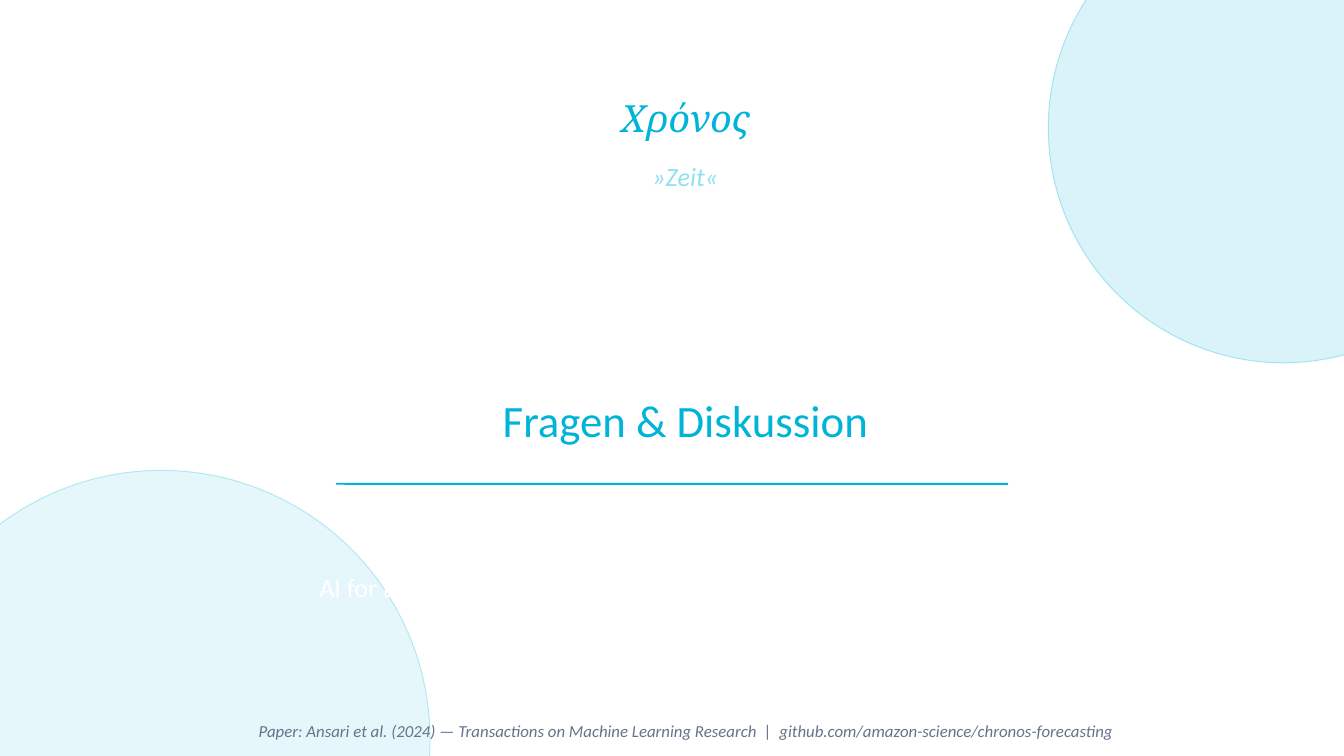
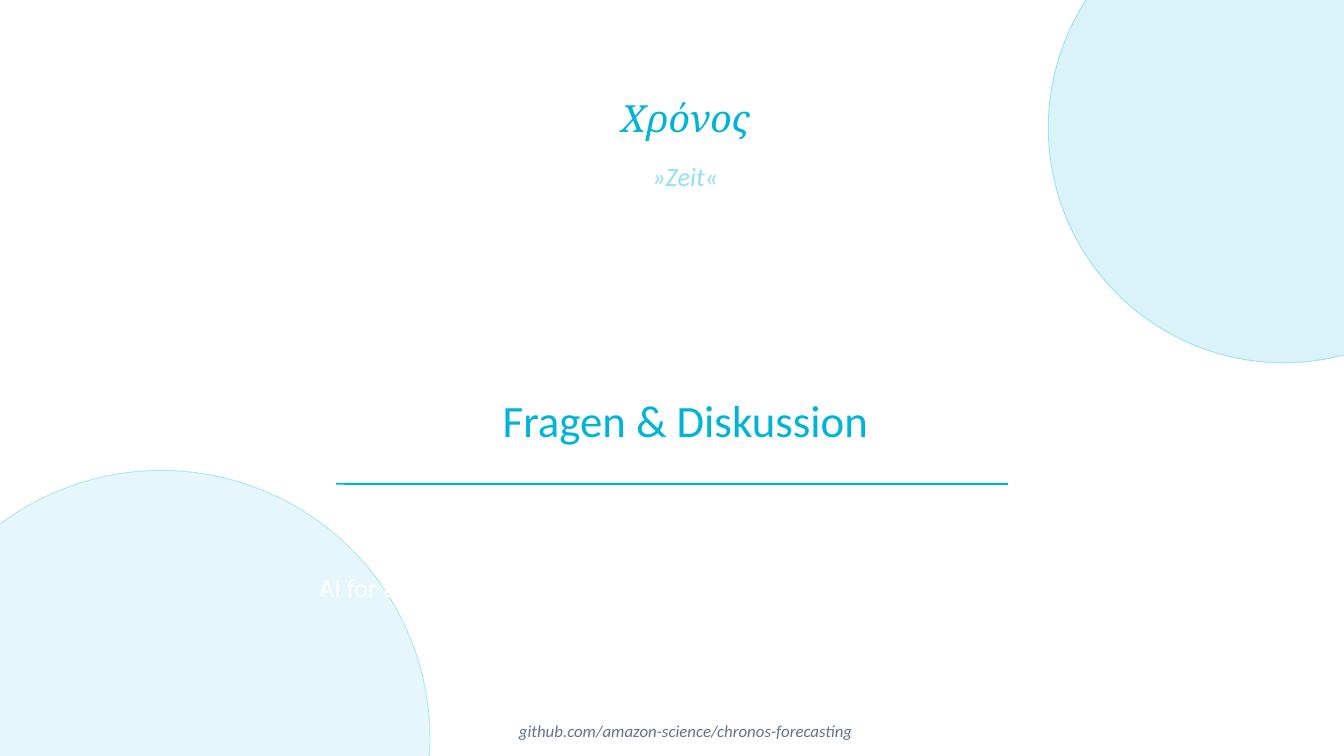
Before and after one commit to KaiSteffen/Business-Prognosis, a slide deck: slide 27 of chronos/presentation/Chronos_Praesentation.pptx (slide 39 before the commit). Drawn at 1344x756 pixels with LibreOffice and Linux fonts; fonts in the diff are those of the drawing; background and template pictures are left out. Boxes give left, top, right and bottom in pixels: in the first picture for what was removed or moved away, otherwise in the second. Text is boxed around its words. In the diff, an @@ line names an element or a change of style, - is before the commit and + after.

```diff
--- a/chronos/presentation/Chronos_Praesentation.pptx
+++ b/chronos/presentation/Chronos_Praesentation.pptx
@@ text at (519,725,852,740): text changed @@
-Paper: Ansari et al. (2024) — Transactions on Machine Learning Research | github.com/amazon-science/chronos-forecasting
+github.com/amazon-science/chronos-forecasting
```
Also in this commit, not shown: 14 other slides changed, 12 slides added, 24 slides removed.
